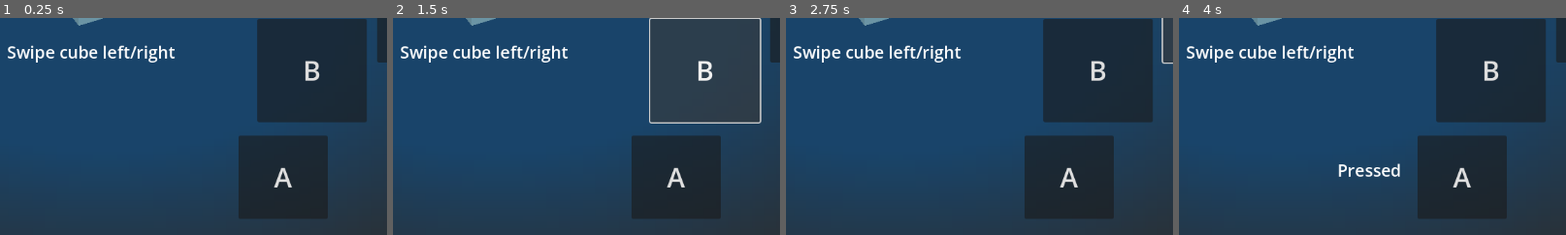
Above: before the commit, frames 1-4 (left to right).
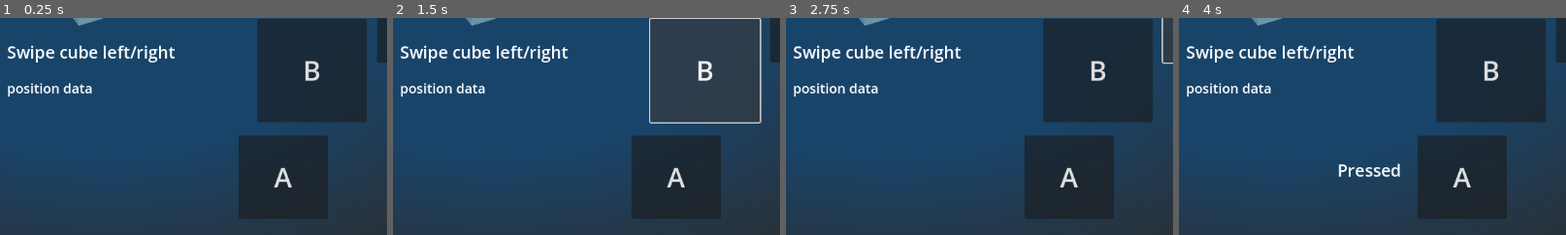
Above: after the commit, the same moments.

Repository: HuAnGYUHoNg111/godot-mobile-example
Game: Godot game, scene res://mobile_game.tscn
Same seed, same stepped clock (60 frames per second), same inputs: the game is played once before the commit and once after it.
Inputs (mouse positions are % of the whole screen's width and height, from its top left):
- Up to frame 1 (0.25 s): no input
- Up to frame 2 (1.5 s): click "A" at 0.5 s; click "B" at 1.25 s
- Up to frame 3 (2.75 s): click "C" at 2 s
- Up to frame 4 (4 s): click "FS" at 2.75 s; tap Enter at 3.5 s; move the mouse to (72, 45) at 3.52 s; hold Right (ui_right) from 3.53 s (still down); hold Z (custom_action_1) from 3.53 s (still down); click (72, 45) at 3.67 s
The pictures show only the part of the screen within x 36-86%, y 50-100%; the shares and areas given below are measured in that part.

The runs differ from the first frame. In frame 1, 0.5% of the frame differs, in the area x 2-24%, y 29-37%; in frame 2, 0.5%; in frame 3, 0.5%; in frame 4, 0.5%.

Commit message:
Show a bit more drag information for debugging

Diff:
--- a/mobile_game.tscn
+++ b/mobile_game.tscn
@@ -1,7 +1,8 @@
-[gd_scene load_steps=8 format=3 uid="uid://dw873r5tvf3nr"]
+[gd_scene load_steps=9 format=3 uid="uid://dw873r5tvf3nr"]
 
 [ext_resource type="PackedScene" uid="uid://dmr0fcamx7t56" path="res://addons/virtual_joystick/virtual_joystick_scene.tscn" id="1_hfwmw"]
 [ext_resource type="Script" path="res://mobile_game.gd" id="1_nrfln"]
+[ext_resource type="Script" path="res://swipe-gesture.gd" id="3_yhl7m"]
 [ext_resource type="Script" path="res://mesh_instance_3d.gd" id="5_ks0yn"]
 
 [sub_resource type="Gradient" id="Gradient_cbi5d"]
@@ -147,7 +148,7 @@
 theme_override_font_sizes/font_size = 25
 text = "0.0.2"
 
-[node name="SwipInstructions" type="Label" parent="Labels"]
+[node name="SwipeInstructions" type="Label" parent="Labels"]
 layout_mode = 1
 anchors_preset = 5
 anchor_left = 0.5
@@ -160,6 +161,20 @@
 theme_override_font_sizes/font_size = 25
 text = "Swipe cube left/right"
 
+[node name="SwipeData" type="Label" parent="Labels"]
+layout_mode = 1
+anchors_preset = 5
+anchor_left = 0.5
+anchor_right = 0.5
+offset_left = 410.0
+offset_top = 415.0
+offset_right = 660.0
+offset_bottom = 495.0
+grow_horizontal = 2
+theme_override_font_sizes/font_size = 20
+text = "position data"
+script = ExtResource("3_yhl7m")
+
 [node name="JoystickDisplay" type="Label" parent="Labels"]
 offset_left = 30.0
 offset_top = 24.0
--- a/swipe-gesture.gd
+++ b/swipe-gesture.gd
@@ -1,4 +1,4 @@
-extends SubViewportContainer
+extends Label
 
 
 func _input(event):
@@ -13,9 +13,11 @@
 		var speed = event.velocity
 
 		# Print the values for debugging
-		print("Drag relative movement: ", relative)
-		print("Drag position: ", position)
-		print("Drag speed: ", speed)
+		#print("Drag relative movement: ", relative)
+		#print("Drag position: ", position)
+		#print("Drag speed: ", speed)
 
 		# Example: Move a node based on the drag
 		position += relative
+
+		text = 'position_x: ' + str(position.x) + '\rrelative: ' + str(int(relative.x))
Not shown, added: readme.png.import
